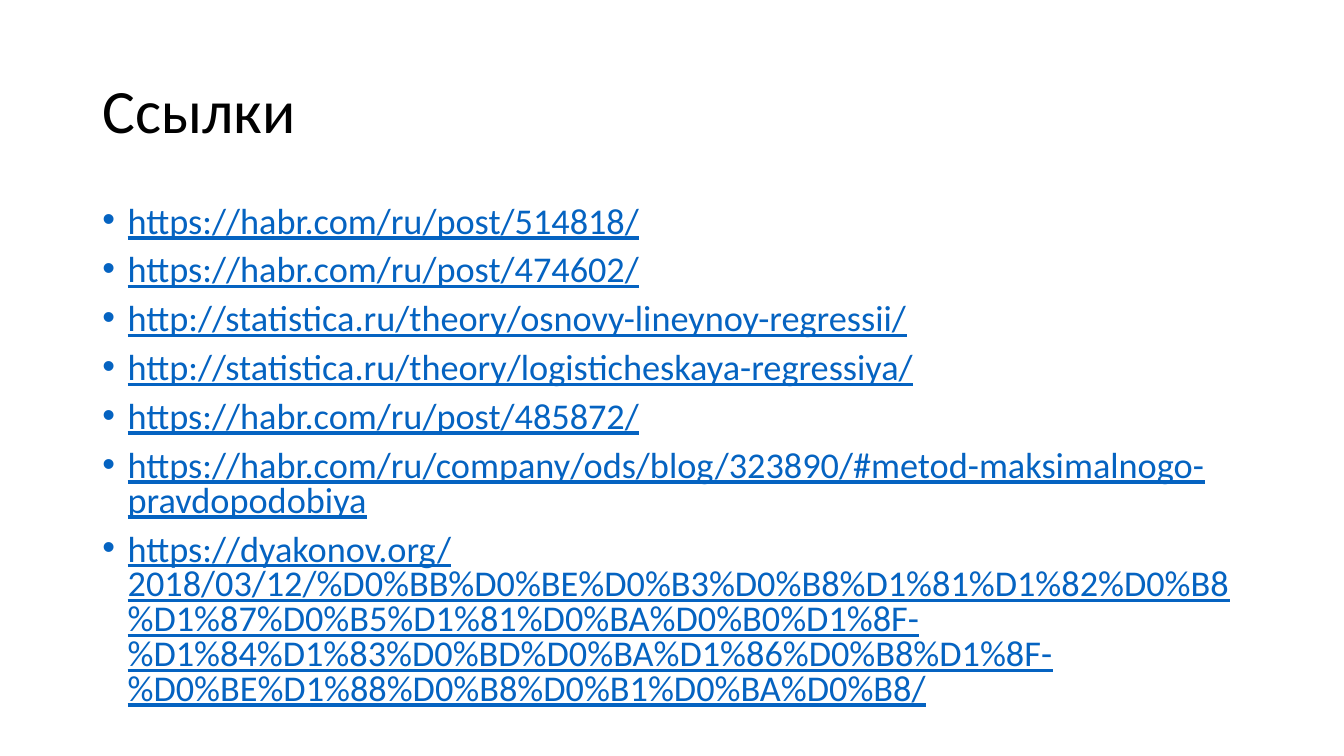
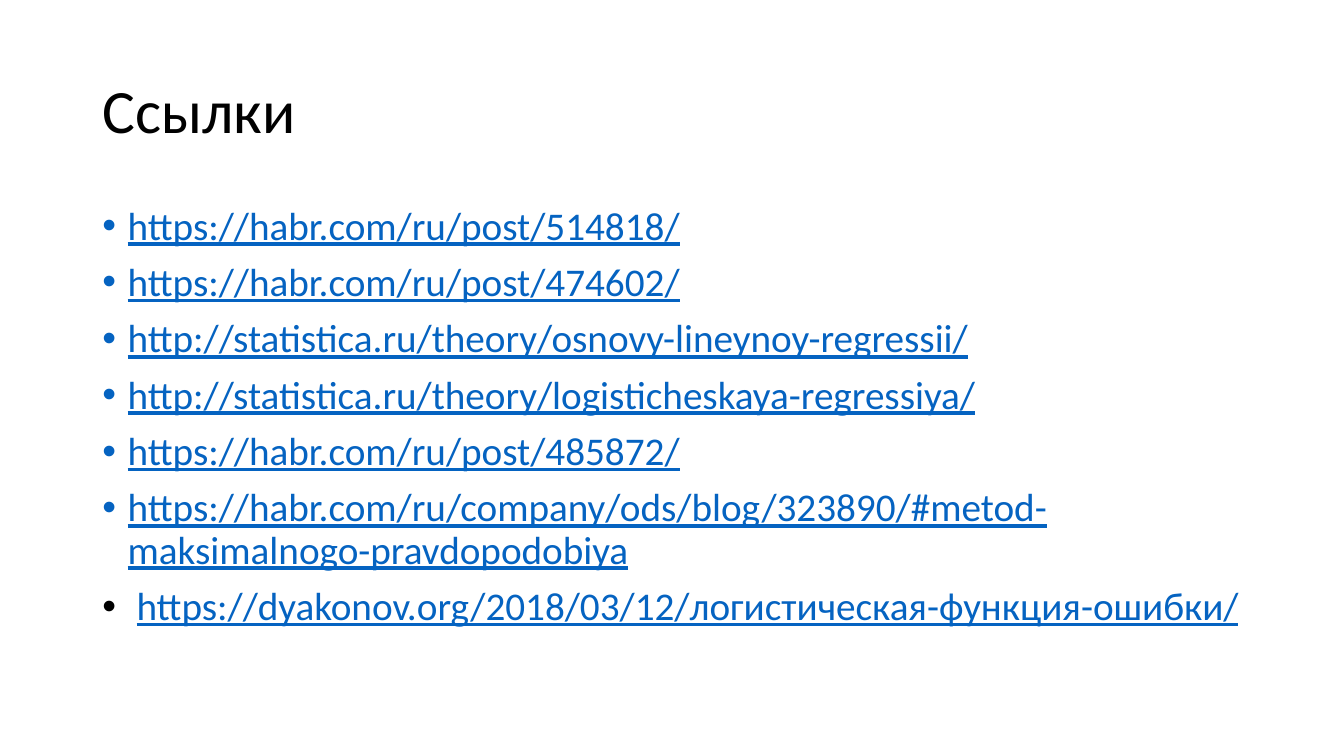
Before and after one commit to mosalov/AI_main_lectures, a slide deck: slide 44 of Лекция 4.pptx. Drawn at 1344x756 pixels with LibreOffice and Linux fonts; fonts in the diff are those of the drawing. Boxes give left, top, right and bottom in pixels: in the first picture for what was removed or moved away, otherwise in the second. Text is boxed around its words. In the diff, an @@ line names an element or a change of style, - is before the commit and + after.

```diff
--- a/Лекция 4.pptx
+++ b/Лекция 4.pptx
@@ text at (x1=128, y1=212, x2=1047, y2=571): size 25.9 to 28 pt in "https://habr.com/ru/post/514818/", "https://habr.com/ru/post/474602/", "http://statistica.ru/theory/osnovy-lineynoy-regressii/", "http://statistica.ru/theory/logisticheskaya-regressiya/" and 2 more places; line spacing 0.8 to 0.9 @@
@@ text at (x1=137, y1=592, x2=1239, y2=627): text changed; size 25.9 to 28 pt @@
-• https://dyakonov.org/2018/03/12/%D0%BB%D0%BE%D0%B3%D0%B8%D1%81%D1%82%D0%B8%D1%87%D0%B5%D1%81%D0%BA%D0%B0%D1%8F-%D1%84%D1%83%D0%BD%D0%BA%D1%86%D0%B8%D1%8F-%D0%BE%D1%88%D0%B8%D0%B1%D0%BA%D0%B8/
+• https://dyakonov.org/2018/03/12/логистическая-функция-ошибки/
```
